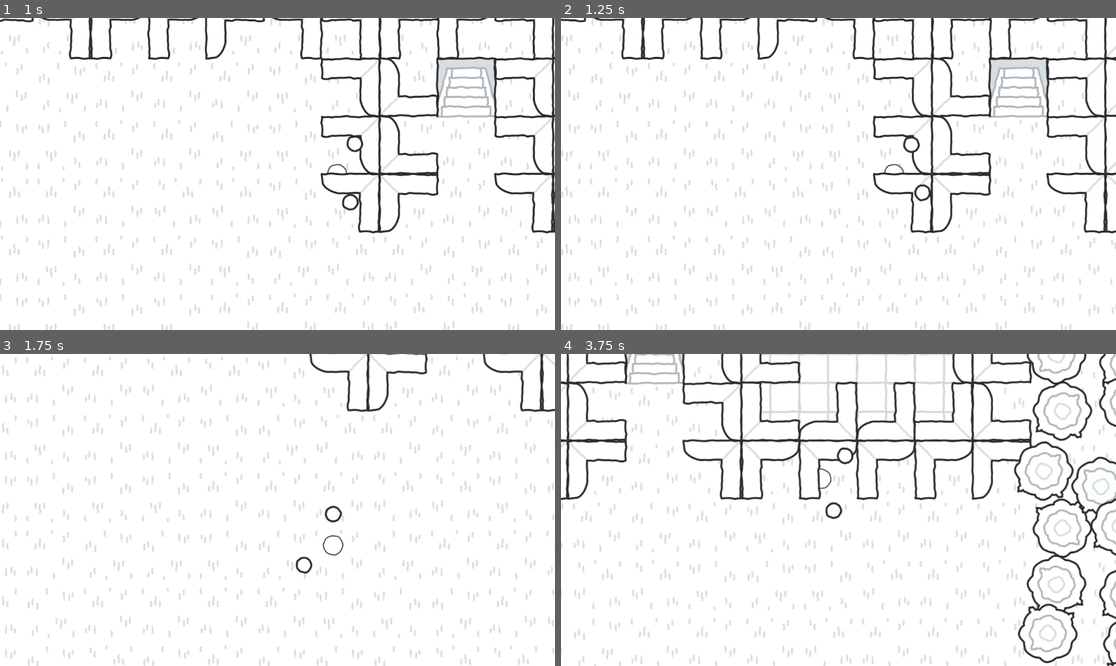
Above: before the commit, frames 1-4 (two rows, left to right).
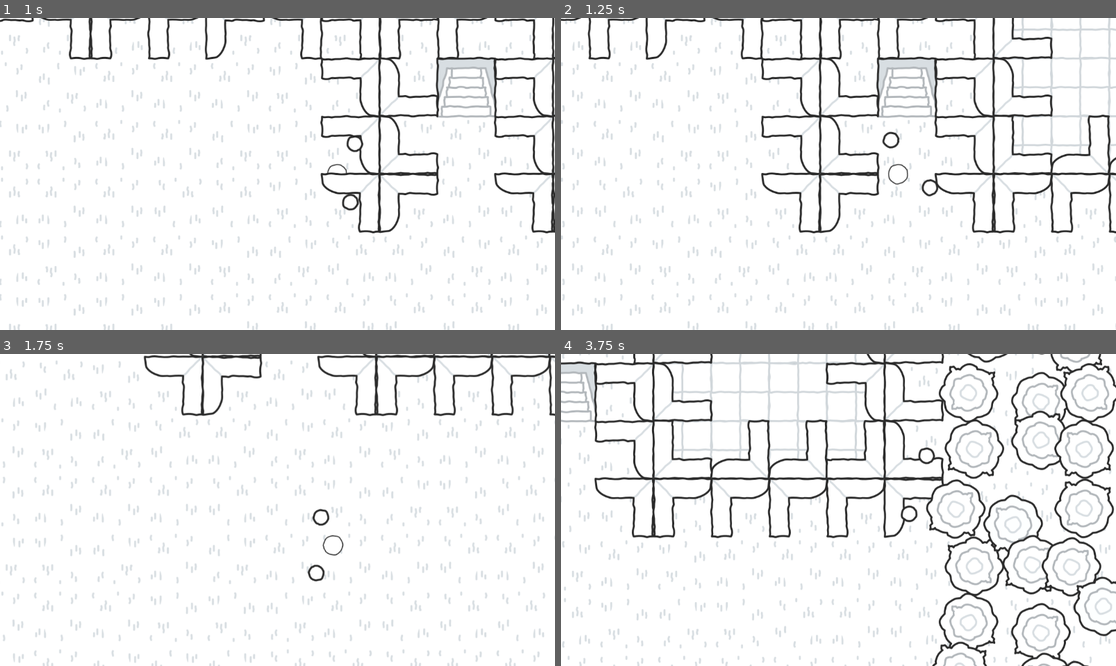
Above: after the commit, the same moments.

Repository: Josephblt/alchromist
Game: Godot game, scene res://scenes/tests/level_test.tscn
The game is run twice, just before and just after one commit, with the same random seed, the same clock (stepped at 60 frames per second) and the same inputs.
Inputs (mouse positions are in pixels of both pictures, inside the frame that each line leads up to):
- Up to frame 1 (1 s): move the mouse to (399, 158) at 0.52 s; press the mouse at (399, 158) at 0.53 s; hold Right (Move Right) from 0.53 s (still down)
- Up to frame 2 (1.25 s): keep holding Right (Move Right)
- Up to frame 3 (1.75 s): move the mouse to (166, 525) at 1.27 s; release Right (Move Right) at 1.28 s; release the mouse at (166, 525) at 1.28 s; hold Down (Move Down) from 1.28 s (still down); right-click (166, 525) at 1.35 s
- Up to frame 4 (3.75 s): move the mouse to (894, 441) at 2.02 s; release Down (Move Down) at 2.03 s; press the mouse at (894, 441) at 2.03 s; hold Right (Move Right) 2.03-2.78 s; move the mouse to (810, 572) at 2.77 s; release the mouse at (810, 572) at 2.78 s; hold Up (Move Up) 2.78-3.53 s; right-click (810, 572) at 2.85 s; move the mouse to (1005, 556) at 3.52 s; press the mouse at (1005, 556) at 3.53 s; hold Left (Move Left) from 3.53 s (still down)

Frame 1 is identical in both runs. In frame 2, 17% of the frame differs, in the area x 0-100%, y 0-100%; in frame 3, 11%; in frame 4, 25%.
Error in both runs: Invalid access to property or key 'terrain_tiles' on a base object of type 'Nil'. (res://scripts/character/footsteps_randomizer.gd:11)

Commit message:
Added wall tiles to house gateways.

Diff:
--- a/scenes/level/limits.tres
+++ b/scenes/level/limits.tres
@@ -113,55 +113,125 @@
 0:0/0 = 0
 0:0/0/z_index = 5
 0:0/0/terrain_set = 0
-0:0/0/physics_layer_0/polygon_0/points = PackedVector2Array(-60, 60, -60, -60, 60, -60, 60, -21, -21, -21, -21, 60)
+0:0/0/physics_layer_0/polygon_0/points = PackedVector2Array(-60, 60, -60, -60, 60, -60, 60, -21, -18, -21, -18, 60)
 1:0/0 = 0
 1:0/0/z_index = 5
 1:0/0/terrain_set = 0
-1:0/0/physics_layer_0/polygon_0/points = PackedVector2Array(-60, -60, 60, -60, 60, -21, -60, -21)
+1:0/0/physics_layer_0/polygon_0/points = PackedVector2Array(60, -60, -60, -60, -60, 60, -18, 60, -18, -21, 24, -21, 42, -24, 54, -33, 60, -45)
 2:0/0 = 0
 2:0/0/z_index = 5
 2:0/0/terrain_set = 0
-2:0/0/physics_layer_0/polygon_0/points = PackedVector2Array(-60, -60, -21, -60, -21, -42, -42, -21, -60, -21)
+2:0/0/physics_layer_0/polygon_0/points = PackedVector2Array(-60, 60, -60, -60, 60, -60, 60, -18, -21, -18, -21, 24, -24, 42, -33, 54, -45, 60)
 0:1/0 = 0
 0:1/0/z_index = 5
 0:1/0/terrain_set = 0
-0:1/0/physics_layer_0/polygon_0/points = PackedVector2Array(-60, -60, 60, -60, 60, 60, 21, 60, 21, -21, -60, -21)
+0:1/0/physics_layer_0/polygon_0/points = PackedVector2Array(-60, -60, 60, -60, 60, 60, 21, 60, 21, -18, -60, -18)
 1:1/0 = 0
 1:1/0/z_index = 5
 1:1/0/terrain_set = 0
-1:1/0/physics_layer_0/polygon_0/points = PackedVector2Array(60, -60, 60, 60, 21, 60, 21, -60)
+1:1/0/physics_layer_0/polygon_0/points = PackedVector2Array(60, 60, 60, -60, -60, -60, -60, -18, 21, -18, 21, 24, 24, 42, 33, 54, 45, 60)
 2:1/0 = 0
 2:1/0/z_index = 5
 2:1/0/terrain_set = 0
-2:1/0/physics_layer_0/polygon_0/points = PackedVector2Array(60, -60, 60, -21, 42, -21, 21, -42, 21, -60)
+2:1/0/physics_layer_0/polygon_0/points = PackedVector2Array(-60, -60, 60, -60, 60, 60, 18, 60, 18, -21, -24, -21, -42, -24, -54, -33, -60, -45)
 0:2/0 = 0
 0:2/0/z_index = 5
 0:2/0/terrain_set = 0
-0:2/0/physics_layer_0/polygon_0/points = PackedVector2Array(60, -60, 60, 60, -60, 60, -60, 21, 21, 21, 21, -60)
+0:2/0/physics_layer_0/polygon_0/points = PackedVector2Array(60, -60, 60, 60, -60, 60, -60, 21, 18, 21, 18, -60)
 1:2/0 = 0
 1:2/0/z_index = 5
 1:2/0/terrain_set = 0
-1:2/0/physics_layer_0/polygon_0/points = PackedVector2Array(60, 60, -60, 60, -60, 21, 60, 21)
+1:2/0/physics_layer_0/polygon_0/points = PackedVector2Array(-60, 60, 60, 60, 60, -60, 18, -60, 18, 21, -24, 21, -42, 24, -54, 33, -60, 45)
 2:2/0 = 0
 2:2/0/z_index = 5
 2:2/0/terrain_set = 0
-2:2/0/physics_layer_0/polygon_0/points = PackedVector2Array(60, 60, 21, 60, 21, 42, 42, 21, 60, 21)
+2:2/0/physics_layer_0/polygon_0/points = PackedVector2Array(60, -60, 60, 60, -60, 60, -60, 18, 21, 18, 21, -24, 24, -42, 33, -54, 45, -60)
 0:3/0 = 0
 0:3/0/z_index = 5
 0:3/0/terrain_set = 0
-0:3/0/physics_layer_0/polygon_0/points = PackedVector2Array(60, 60, -60, 60, -60, -60, -21, -60, -21, 21, 60, 21)
+0:3/0/physics_layer_0/polygon_0/points = PackedVector2Array(60, 60, -60, 60, -60, -60, -21, -60, -21, 18, 60, 18)
 1:3/0 = 0
 1:3/0/z_index = 5
 1:3/0/terrain_set = 0
-1:3/0/physics_layer_0/polygon_0/points = PackedVector2Array(-60, 60, -60, -60, -21, -60, -21, 60)
+1:3/0/physics_layer_0/polygon_0/points = PackedVector2Array(-60, -60, -60, 60, 60, 60, 60, 18, -21, 18, -21, -24, -24, -42, -33, -54, -45, -60)
 2:3/0 = 0
 2:3/0/z_index = 5
 2:3/0/terrain_set = 0
-2:3/0/physics_layer_0/polygon_0/points = PackedVector2Array(-60, 60, -60, 21, -42, 21, -21, 42, -21, 60)
+2:3/0/physics_layer_0/polygon_0/points = PackedVector2Array(60, 60, -60, 60, -60, -60, -18, -60, -18, 21, 24, 21, 42, 24, 54, 33, 60, 45)
+3:0/0 = 0
+3:0/0/z_index = 5
+3:0/0/terrain_set = 0
+3:0/0/physics_layer_0/polygon_0/points = PackedVector2Array(-60, -60, 60, -60, 60, -21, -60, -21)
+4:0/0 = 0
+4:0/0/z_index = 5
+4:0/0/terrain_set = 0
+4:0/0/physics_layer_0/polygon_0/points = PackedVector2Array(60, -60, -60, -60, -60, -21, 24, -21, 42, -24, 54, -33, 60, -45)
+5:0/next_alternative_id = 8
+5:0/0 = 0
+5:0/0/z_index = 5
+5:0/0/terrain_set = 0
+5:0/0/physics_layer_0/polygon_0/points = PackedVector2Array(-60, -60, 60, -60, 60, -21, -24, -21, -42, -24, -54, -33, -60, -45)
+4:1/0 = 0
+4:1/0/z_index = 5
+4:1/0/terrain_set = 0
+4:1/0/physics_layer_0/polygon_0/points = PackedVector2Array(60, 60, 60, -60, 21, -60, 21, 24, 24, 42, 33, 54, 45, 60)
+3:1/0 = 0
+3:1/0/z_index = 5
+3:1/0/terrain_set = 0
+3:1/0/physics_layer_0/polygon_0/points = PackedVector2Array(60, -60, 60, 60, 21, 60, 21, -60)
+3:2/0 = 0
+3:2/0/z_index = 5
+3:2/0/terrain_set = 0
+3:2/0/physics_layer_0/polygon_0/points = PackedVector2Array(60, 60, -60, 60, -60, 21, 60, 21)
+4:2/0 = 0
+4:2/0/z_index = 5
+4:2/0/terrain_set = 0
+4:2/0/physics_layer_0/polygon_0/points = PackedVector2Array(-60, 60, 60, 60, 60, 21, -24, 21, -42, 24, -54, 33, -60, 45)
+4:3/0 = 0
+4:3/0/z_index = 5
+4:3/0/terrain_set = 0
+4:3/0/physics_layer_0/polygon_0/points = PackedVector2Array(-60, -60, -60, 60, -21, 60, -21, -24, -24, -42, -33, -54, -45, -60)
+3:3/0 = 0
+3:3/0/z_index = 5
+3:3/0/terrain_set = 0
+3:3/0/physics_layer_0/polygon_0/points = PackedVector2Array(-60, 60, -60, -60, -21, -60, -21, 60)
+5:1/0 = 0
+5:1/0/z_index = 5
+5:1/0/terrain_set = 0
+5:1/0/physics_layer_0/polygon_0/points = PackedVector2Array(60, -60, 60, 60, 21, 60, 21, -24, 24, -42, 33, -54, 45, -60)
+5:2/0 = 0
+5:2/0/z_index = 5
+5:2/0/terrain_set = 0
+5:2/0/physics_layer_0/polygon_0/points = PackedVector2Array(60, 60, -60, 60, -60, 21, 24, 21, 42, 24, 54, 33, 60, 45)
+5:3/0 = 0
+5:3/0/z_index = 5
+5:3/0/terrain_set = 0
+5:3/0/physics_layer_0/polygon_0/points = PackedVector2Array(-60, 60, -60, -60, -21, -60, -21, 24, -24, 42, -33, 54, -45, 60)
+6:3/0 = 0
+6:3/0/z_index = 5
+6:3/0/terrain_set = 0
+6:3/0/physics_layer_0/polygon_0/points = PackedVector2Array(-60, 60, -60, 21, -42, 21, -21, 42, -21, 60)
+6:2/0 = 0
+6:2/0/z_index = 5
+6:2/0/terrain_set = 0
+6:2/0/physics_layer_0/polygon_0/points = PackedVector2Array(60, 60, 21, 60, 21, 42, 42, 21, 60, 21)
+6:1/0 = 0
+6:1/0/z_index = 5
+6:1/0/terrain_set = 0
+6:1/0/physics_layer_0/polygon_0/points = PackedVector2Array(60, -60, 60, -21, 42, -21, 21, -42, 21, -60)
+6:0/0 = 0
+6:0/0/z_index = 5
+6:0/0/terrain_set = 0
+6:0/0/physics_layer_0/polygon_0/points = PackedVector2Array(-60, -60, -21, -60, -21, -42, -42, -21, -60, -21)
+7:0/0 = 0
+7:0/0/z_index = 5
+7:0/0/terrain_set = 0
+7:0/0/physics_layer_0/polygon_0/points = PackedVector2Array(-60, 60, -60, -60, 60, -60, 60, 60)
 
 [resource]
 tile_size = Vector2i(120, 120)
-physics_layer_0/collision_layer = 1
+physics_layer_0/collision_layer = 4
+physics_layer_0/collision_mask = 3
 terrain_set_0/mode = 2
 terrain_set_0/terrain_0/name = "Trees"
 terrain_set_0/terrain_0/color = Color(0.5, 0.34375, 0.25, 1)
